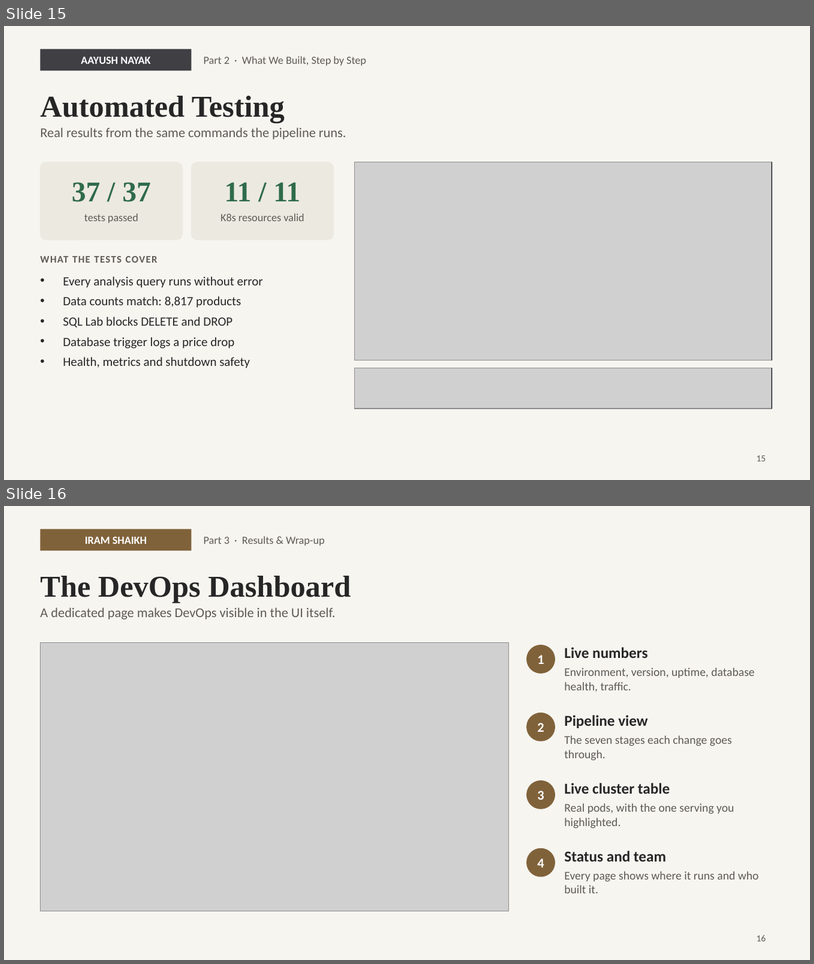
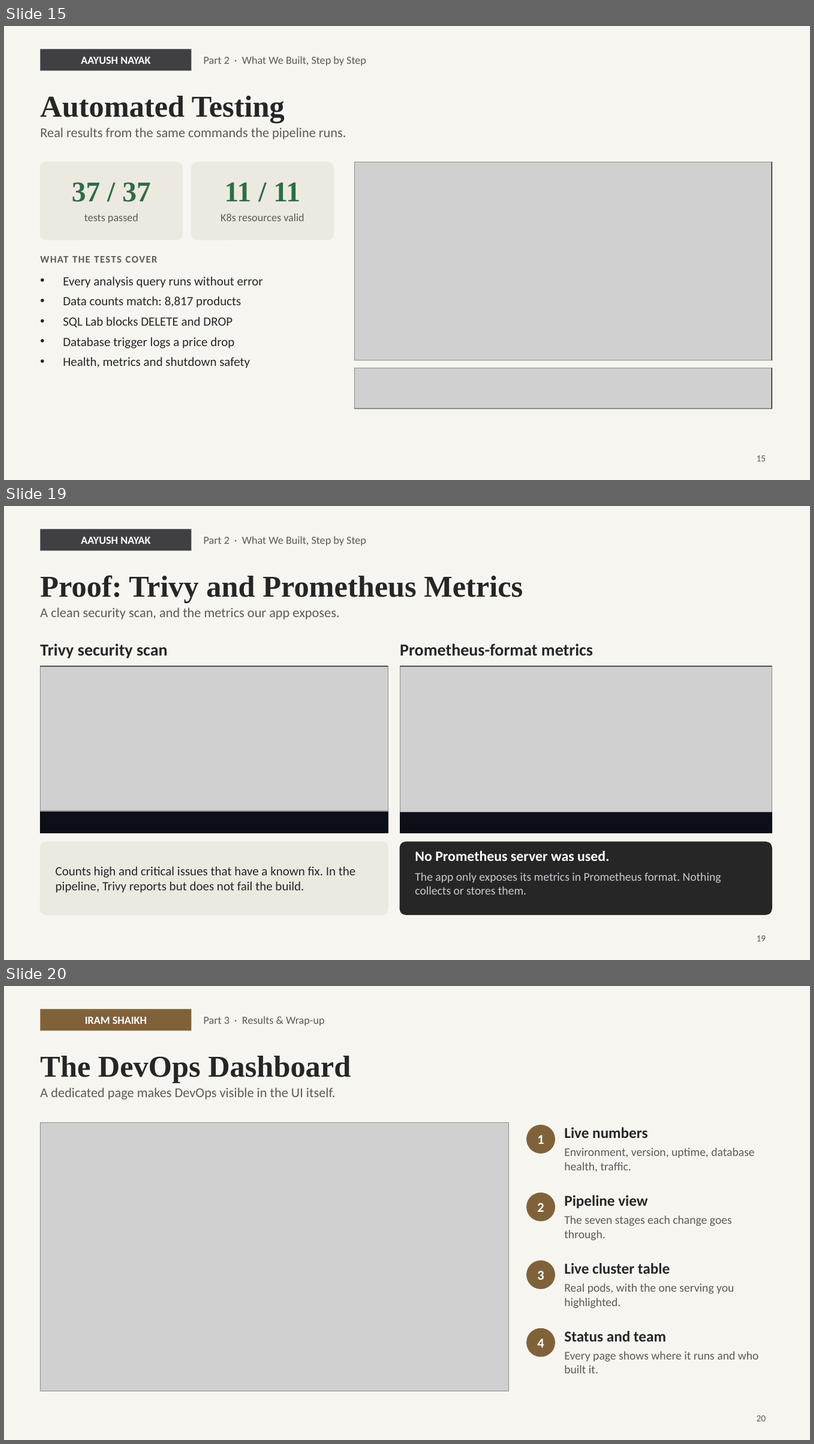
Before and after one commit to aayushhn123/Devops_Project_Sem_11, a slide deck: presentation/PriceScope_DevOps_Presentation.pptx. Shown one above the other, each under a label of ours: slides 15 and 16 before the commit, slides 15, 19 and 20 after it; the slides between them are not shown. The pictures are 814x964 and 814x1444 pixels, drawn with LibreOffice and Linux fonts; fonts in the diff are those of the drawing; grey boxes stand for pictures; background and template pictures are left out. Boxes give left, top, right and bottom in pixels: in the first picture for what was removed or moved away, otherwise in the second. Text is boxed around its words. In the diff, an @@ line names an element or a change of style, - is before the commit and + after.

```diff
--- a/presentation/PriceScope_DevOps_Presentation.pptx
+++ b/presentation/PriceScope_DevOps_Presentation.pptx
@@ slide 19 added at bbox=[4, 506, 810, 960], background #F6F5F0; not listed: 3 template elements that a slide beside it also shows @@
@@ title added at bbox=[40, 575, 523, 603], 36 pt, text #262626, bold @@
+Proof: Trivy and Prometheus Metrics
@@ text added at bbox=[40, 607, 339, 619], 16 pt, text #5E5A55 @@
+A clean security scan, and the metrics our app exposes.
@@ text added at bbox=[40, 643, 168, 658], 20 pt, text #262626, bold @@
+Trivy security scan
@@ text added at bbox=[400, 643, 593, 655], 20 pt, text #262626, bold @@
+Prometheus-format metrics
@@ rectangle added at bbox=[40, 666, 388, 832], fill #0C0F16, outline #0C0F16 1 pt @@
@@ picture added at bbox=[40, 666, 388, 811] @@
@@ rectangle added at bbox=[400, 666, 772, 832], fill #0C0F16, outline #0C0F16 1 pt @@
@@ picture added at bbox=[400, 666, 772, 812] @@
@@ rounded rectangle added at bbox=[40, 842, 388, 915], fill #ECE9E1, outline #ECE9E1 1 pt @@
@@ rounded rectangle added at bbox=[400, 842, 772, 915], fill #262626, outline #262626 1 pt @@
@@ text added at bbox=[415, 850, 609, 861], 17 pt, text #FFFFFF, bold @@
+No Prometheus server was used.
@@ text added at bbox=[56, 866, 356, 892], 15 pt, text #262626 @@
+Counts high and critical issues that have a known fix. In the pipeline, Trivy reports but does not fail the build.
@@ text added at bbox=[415, 872, 722, 894], 14 pt, text #C5CAD3 @@
+The app only exposes its metrics in Prometheus format. Nothing collects or stores them.
@@ page number added at bbox=[757, 935, 767, 941], 11 pt, text #5E5A55 @@
+19
@@ what was slide 16 is now slide 20 @@
@@ page number at bbox=[757, 1415, 767, 1421]: text changed @@
-16
+20
```
Also in this commit, not shown: 4 slides changed, 3 other slides added, 11 other files.
